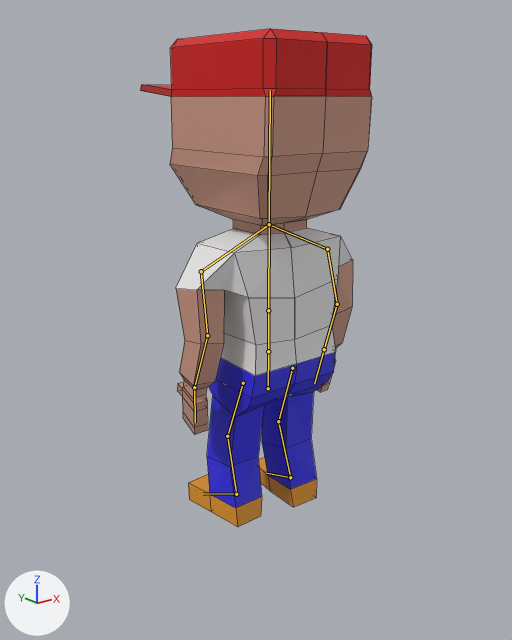
Before and after pictures for a commit that changed the Blender file blend/player.blend.
Both versions are drawn from a camera (50 mm lens) standing at (-1.99, -2.39, 2.42) and looking at (0.04, 0.14, 1.41). The lights are fixed; the arrows at lower left show +X, +Y and +Z. Both versions are drawn at frame 29 of the action 'idle'; the numbers are the values there. The bones that bend it are drawn over the model as lines. Mesh edges are drawn as thin lines.

The first picture shows 'Character'.
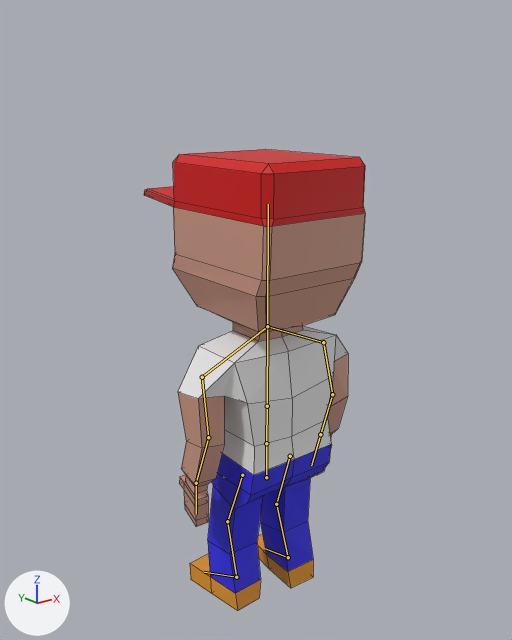
Where the change shows, as pixel boxes (x1, y1, x2, y2) in the pictures (512 x 640 px):
'Character', posed (7% shorter)
    before: (140, 29, 372, 527)
    after: (144, 149, 365, 611)

The change, as a diff of the scene's bpy script:
```diff
--- a/blend/player.blend.py
+++ b/blend/player.blend.py
@@ bone_rig_object @@
 bone_rig_object = bpy.data.objects['Armature']  # the whole rig 'Armature'
-bone_rig_object.location = (0.0, 0.0, 0.482)
+bone_rig_object.location = (-0.007, 0.0, 0.012)
```
